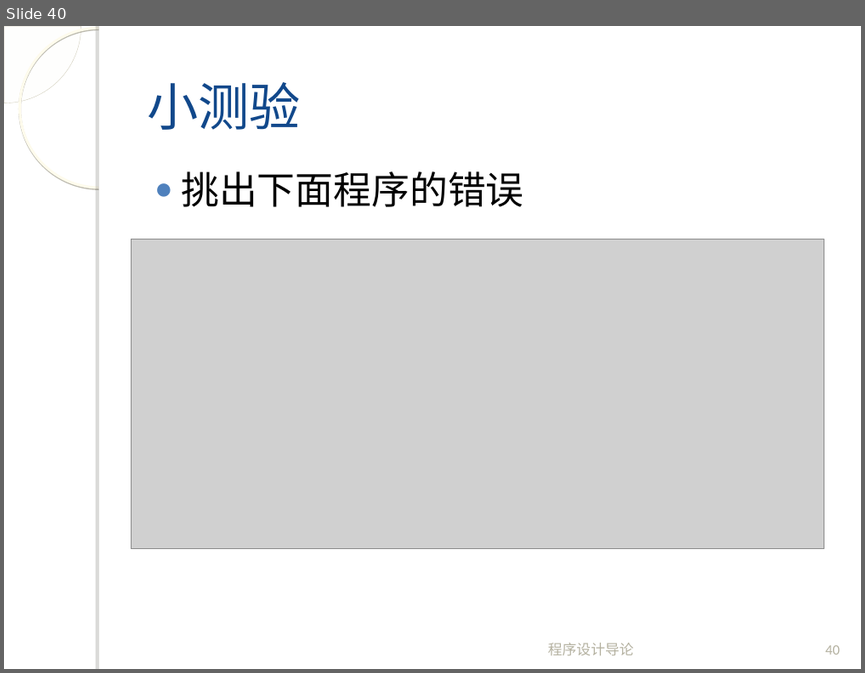
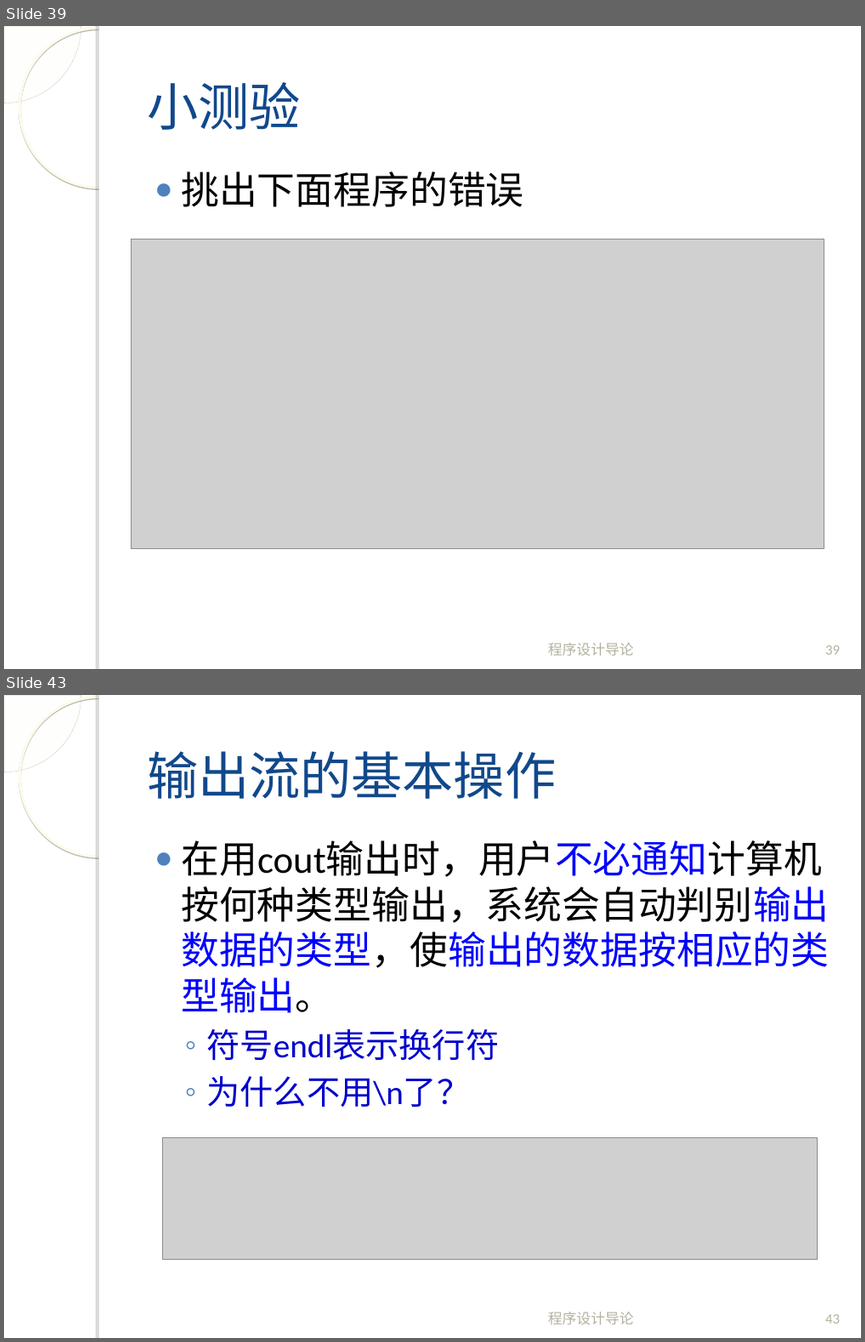
Before and after one commit to fanju1984/introduction-to-programming, a slide deck: introduction-to-programming/slides/2018/03-Data-And-C-1.ppt. Shown one above the other, each under a label of ours: slide 40 before the commit, slides 39 and 43 after it; the slides between them are not shown. The pictures are 865x673 and 865x1342 pixels, drawn with LibreOffice and Linux fonts; fonts in the diff are those of the drawing; grey boxes stand for pictures; background and template pictures are left out. Boxes give left, top, right and bottom in pixels: in the first picture for what was removed or moved away, otherwise in the second. Text is boxed around its words. In the diff, an @@ line names an element or a change of style, - is before the commit and + after.

```diff
--- a/introduction-to-programming/slides/2018/03-Data-And-C-1.ppt
+++ b/introduction-to-programming/slides/2018/03-Data-And-C-1.ppt
@@ slide 43 added at (x1=4, y1=695, x2=861, y2=1338), background picture (left out); not listed: 4 template elements that a slide beside it also shows @@
@@ title added at (x1=147, y1=751, x2=556, y2=799), 43 pt, text #11488B @@
+输出流的基本操作
@@ text added at (x1=181, y1=840, x2=828, y2=1106), 32 pt, text #000000 @@
+● 在用cout输出时，用户不必通知计算机按何种类型输出，系统会自动判别输出数据的类型，使输出的数据按相应的类型输出。
+  ◦ 符号endl表示换行符
+  ◦ 为什么不用\n了？
@@ picture added at (x1=162, y1=1138, x2=817, y2=1259) @@
@@ text added at (x1=548, y1=1311, x2=634, y2=1324), 12 pt, text #B4B1A0 @@
+程序设计导论
@@ page number added at (x1=825, y1=1314, x2=840, y2=1323), 12 pt, text #B4B1A0 @@
+43
@@ what was slide 40 is now slide 39 @@
@@ page number at (x1=825, y1=645, x2=840, y2=654): text changed @@
-40
+39
```
Also in this commit, not shown: 2 slides changed, 9 other slides added, 11 slides removed, 1 other file.
